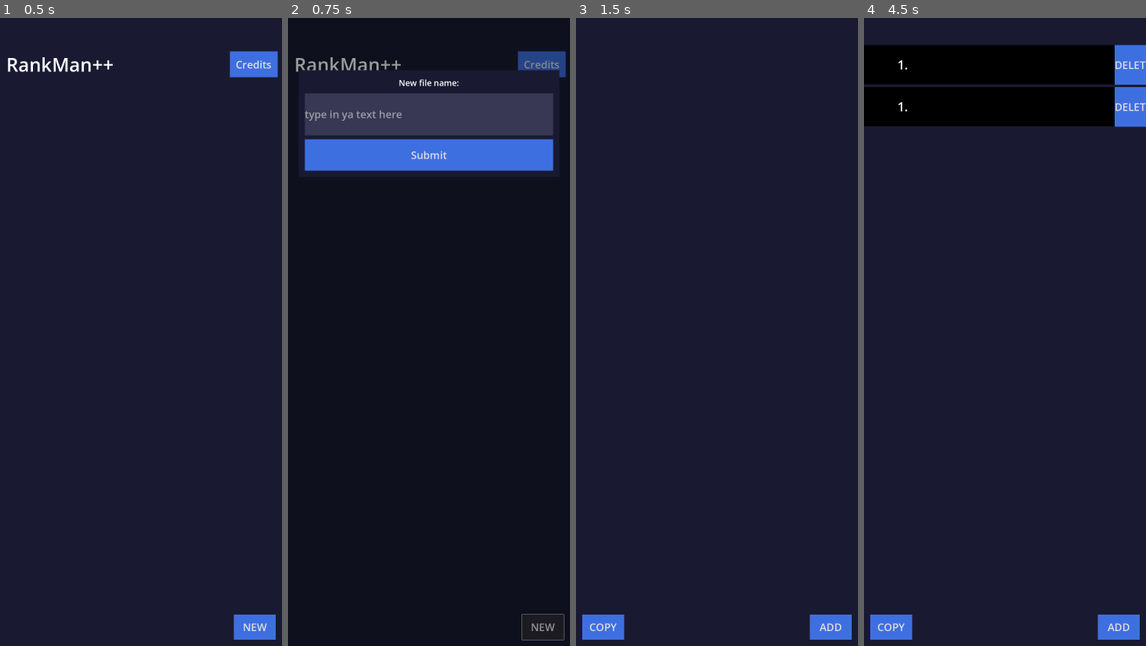
Above: before the commit, frames 1-4 (left to right).
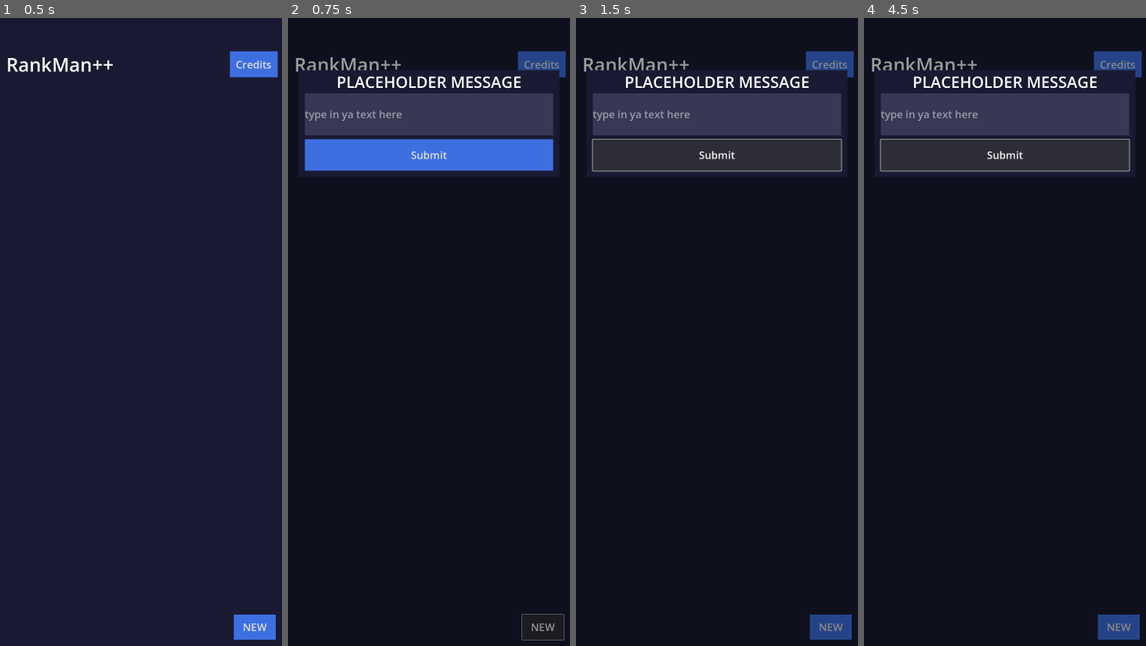
Above: after the commit, the same moments.

Repository: POtOSoftware/rankmanplusplus
Game: Godot game, scene res://Scenes/FilePicker/FilePicker.tscn
The game is run twice, just before and just after one commit, with the same random seed, the same clock (stepped at 60 frames per second) and the same inputs.
Inputs (mouse positions are in pixels of both pictures, inside the frame that each line leads up to):
- Up to frame 1 (0.5 s): no input
- Up to frame 2 (0.75 s): click "NEW" at 0.5 s
- Up to frame 3 (1.5 s): click "Submit" at 1.25 s
- Up to frame 4 (4.5 s): click (1117, 627) at 2 s, where only the run after the commit has a clickable "NEW"; click (1005, 156) at 2.75 s, where only the run before the commit has a clickable "Add To Middle"; click (1117, 627) at 3.5 s, where only the run before the commit has a clickable "ADD"; click (1092, 156) at 4.25 s, where only the run before the commit has a clickable "Add To End"

Frame 1 is identical in both runs. In frame 2, 0.7% of the frame differs, in the area x 17-83%, y 9-12%; in frame 3, 9.0%; in frame 4, 16%, in the area x 0-100%, y 4-99%.
Error after the commit: Invalid assignment of property or key 'text' with value of type 'String' on a base object of type 'null instance'. (res://Prefabs/StringInputPopup/string_input…

Commit message:
increase default label font size

Diff:
--- a/MainUITheme.tres
+++ b/MainUITheme.tres
@@ -9,5 +9,6 @@
 [resource]
 Button/font_sizes/font_size = 40
 Button/styles/normal = SubResource("StyleBoxFlat_eiuqr")
+Label/font_sizes/font_size = 60
 LineEdit/font_sizes/font_size = 40
 LineEdit/styles/normal = SubResource("StyleBoxFlat_v4rd7")
--- a/Prefabs/ListInputPopup/ListInputPopup.tscn
+++ b/Prefabs/ListInputPopup/ListInputPopup.tscn
@@ -35,41 +35,43 @@
 grow_horizontal = 2
 color = Color(0.0980392, 0.101961, 0.196078, 1)
 
-[node name="LineEdit" type="LineEdit" parent="."]
+[node name="LineEdit" type="LineEdit" parent="Box"]
 layout_mode = 1
 anchors_preset = 10
 anchor_right = 1.0
-offset_left = 64.0
-offset_top = 288.0
-offset_right = -64.0
-offset_bottom = 448.0
+offset_left = 24.0
+offset_top = 24.0
+offset_right = -24.0
+offset_bottom = 184.0
 grow_horizontal = 2
 placeholder_text = "type in ya item here"
 
-[node name="HBoxContainer" type="HBoxContainer" parent="."]
-layout_mode = 0
-offset_left = 64.0
-offset_top = 464.0
-offset_right = 1016.0
-offset_bottom = 584.0
+[node name="HBoxContainer" type="HBoxContainer" parent="Box"]
+layout_mode = 1
+anchors_preset = 10
+anchor_right = 1.0
+offset_top = 200.0
+offset_bottom = 320.0
+grow_horizontal = 2
 theme_override_constants/separation = 58
 alignment = 1
+metadata/_edit_group_ = true
 
-[node name="AddToStart" type="Button" parent="HBoxContainer"]
+[node name="AddToStart" type="Button" parent="Box/HBoxContainer"]
 custom_minimum_size = Vector2(273, 0)
 layout_mode = 2
 text = "Add To Start"
 
-[node name="AddToMiddle" type="Button" parent="HBoxContainer"]
+[node name="AddToMiddle" type="Button" parent="Box/HBoxContainer"]
 custom_minimum_size = Vector2(290, 0)
 layout_mode = 2
 text = "Add To Middle"
 
-[node name="AddToEnd" type="Button" parent="HBoxContainer"]
+[node name="AddToEnd" type="Button" parent="Box/HBoxContainer"]
 custom_minimum_size = Vector2(273, 0)
 layout_mode = 2
 text = "Add To End"
 
-[connection signal="pressed" from="HBoxContainer/AddToStart" to="." method="_on_add_to_start_pressed"]
-[connection signal="pressed" from="HBoxContainer/AddToMiddle" to="." method="_on_add_to_middle_pressed"]
-[connection signal="pressed" from="HBoxContainer/AddToEnd" to="." method="_on_add_button_pressed"]
+[connection signal="pressed" from="Box/HBoxContainer/AddToStart" to="." method="_on_add_to_start_pressed"]
+[connection signal="pressed" from="Box/HBoxContainer/AddToMiddle" to="." method="_on_add_to_middle_pressed"]
+[connection signal="pressed" from="Box/HBoxContainer/AddToEnd" to="." method="_on_add_button_pressed"]
--- a/Prefabs/StringInputPopup/StringInputPopup.tscn
+++ b/Prefabs/StringInputPopup/StringInputPopup.tscn
@@ -35,35 +35,38 @@
 grow_horizontal = 2
 color = Color(0.0980392, 0.101961, 0.196078, 1)
 
-[node name="HeaderLabel" type="Label" parent="."]
-layout_mode = 0
-offset_left = 64.0
-offset_top = 224.0
-offset_right = 1016.0
-offset_bottom = 271.0
-theme_override_font_sizes/font_size = 32
+[node name="HeaderLabel" type="Label" parent="Box"]
+layout_mode = 1
+anchors_preset = 10
+anchor_right = 1.0
+offset_bottom = 88.0
+grow_horizontal = 2
 text = "PLACEHOLDER MESSAGE"
 horizontal_alignment = 1
 vertical_alignment = 1
 
-[node name="LineEdit" type="LineEdit" parent="."]
+[node name="LineEdit" type="LineEdit" parent="Box"]
 layout_mode = 1
 anchors_preset = 10
 anchor_right = 1.0
-offset_left = 64.0
-offset_top = 288.0
-offset_right = -64.0
-offset_bottom = 448.0
+offset_left = 24.0
+offset_top = 88.0
+offset_right = -24.0
+offset_bottom = 248.0
 grow_horizontal = 2
 placeholder_text = "type in ya text here"
 
-[node name="SubmitButton" type="Button" parent="."]
+[node name="SubmitButton" type="Button" parent="Box"]
 custom_minimum_size = Vector2(290, 0)
-layout_mode = 2
-offset_left = 64.0
-offset_top = 464.0
-offset_right = 1016.0
-offset_bottom = 584.0
+layout_mode = 1
+anchors_preset = 5
+anchor_left = 0.5
+anchor_right = 0.5
+offset_left = -476.0
+offset_top = 264.0
+offset_right = 476.0
+offset_bottom = 384.0
+grow_horizontal = 2
 text = "Submit"
 
-[connection signal="pressed" from="SubmitButton" to="." method="_on_submit_button_pressed"]
+[connection signal="pressed" from="Box/SubmitButton" to="." method="_on_submit_button_pressed"]
--- a/Prefabs/YesNoPopup/YesNoPopup.tscn
+++ b/Prefabs/YesNoPopup/YesNoPopup.tscn
@@ -35,34 +35,41 @@
 grow_horizontal = 2
 color = Color(0.0980392, 0.101961, 0.196078, 1)
 
-[node name="HeaderLabel" type="Label" parent="."]
-layout_mode = 0
-offset_left = 64.0
-offset_top = 224.0
-offset_right = 1016.0
-offset_bottom = 271.0
-theme_override_font_sizes/font_size = 32
+[node name="HeaderLabel" type="Label" parent="Box"]
+layout_mode = 1
+anchors_preset = 10
+anchor_right = 1.0
+offset_bottom = 88.0
+grow_horizontal = 2
 text = "PLACEHOLDER MESSAGE"
 horizontal_alignment = 1
 vertical_alignment = 1
 
-[node name="YesButton" type="Button" parent="."]
+[node name="YesButton" type="Button" parent="Box"]
 custom_minimum_size = Vector2(290, 0)
-layout_mode = 2
-offset_left = 64.0
-offset_top = 288.0
-offset_right = 1016.0
-offset_bottom = 408.0
+layout_mode = 1
+anchors_preset = 5
+anchor_left = 0.5
+anchor_right = 0.5
+offset_left = -476.0
+offset_top = 88.0
+offset_right = 476.0
+offset_bottom = 208.0
+grow_horizontal = 2
 text = "Yes"
 
-[node name="NoButton" type="Button" parent="."]
+[node name="NoButton" type="Button" parent="Box"]
 custom_minimum_size = Vector2(290, 0)
-layout_mode = 2
-offset_left = 64.0
-offset_top = 424.0
-offset_right = 1016.0
-offset_bottom = 544.0
+layout_mode = 1
+anchors_preset = 5
+anchor_left = 0.5
+anchor_right = 0.5
+offset_left = -476.0
+offset_top = 224.0
+offset_right = 476.0
+offset_bottom = 344.0
+grow_horizontal = 2
 text = "No"
 
-[connection signal="pressed" from="YesButton" to="." method="_on_yes_button_pressed"]
-[connection signal="pressed" from="NoButton" to="." method="_on_no_button_pressed"]
+[connection signal="pressed" from="Box/YesButton" to="." method="_on_yes_button_pressed"]
+[connection signal="pressed" from="Box/NoButton" to="." method="_on_no_button_pressed"]
